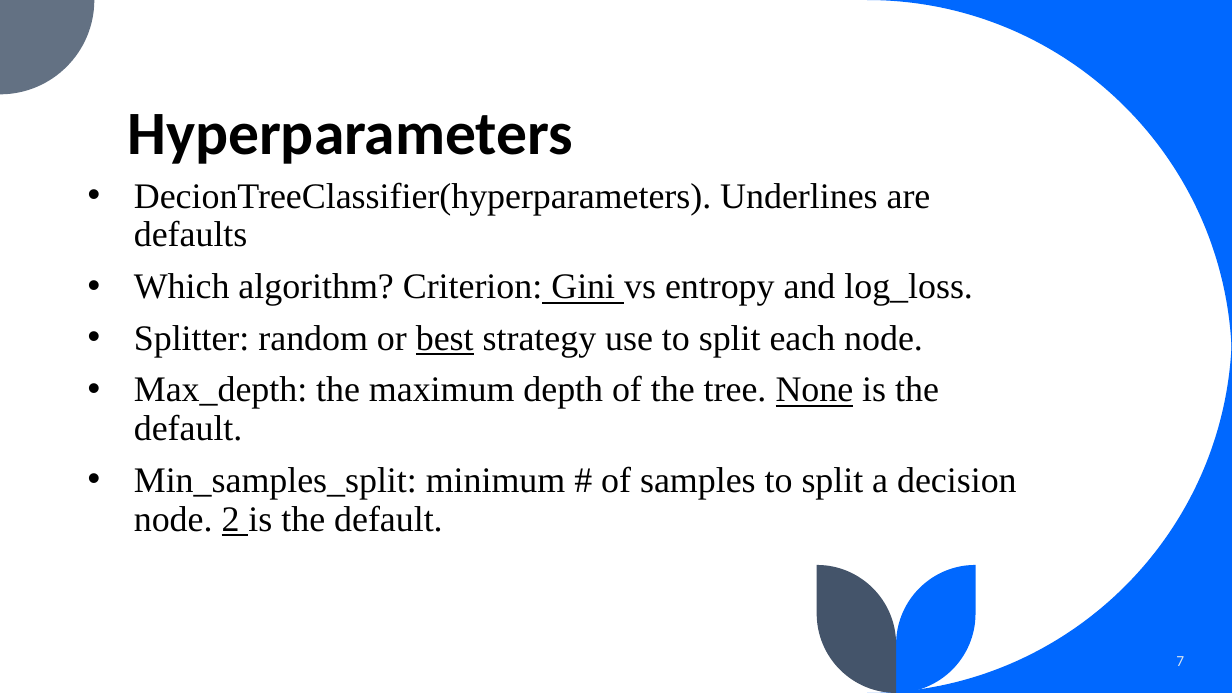
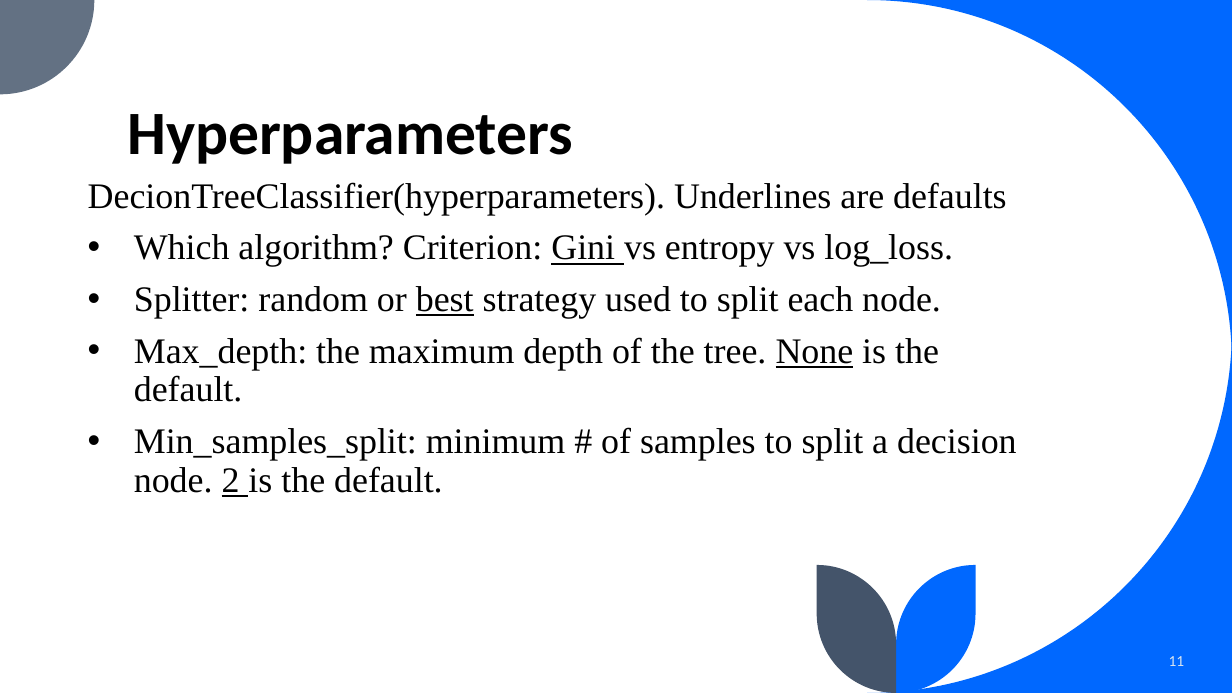
Before and after one commit to edwardoh7/wk09_fourthplace, a slide deck: slide 11 of Wk09 ppt presentation.pptx (slide 7 before the commit). Drawn at 1232x693 pixels with LibreOffice and Linux fonts; fonts in the diff are those of the drawing. Boxes give left, top, right and bottom in pixels: in the first picture for what was removed or moved away, otherwise in the second. Text is boxed around its words. In the diff, an @@ line names an element or a change of style, - is before the commit and + after.

```diff
--- a/Wk09 ppt presentation.pptx
+++ b/Wk09 ppt presentation.pptx
@@ text at [88, 182, 1007, 215]: bullet • to none @@
@@ text at [134, 234, 953, 318]: text changed @@
-• Which algorithm? Criterion: Gini vs entropy and log_loss.
-• Splitter: random or best strategy use to split each node.
+• Which algorithm? Criterion: Gini vs entropy vs log_loss.
+• Splitter: random or best strategy used to split each node.
@@ page number at [1169, 656, 1185, 666]: text changed @@
-7
+11
```
Also in this commit, not shown: 7 other slides changed, 4 slides added, 1 slide removed, 2 other files.
